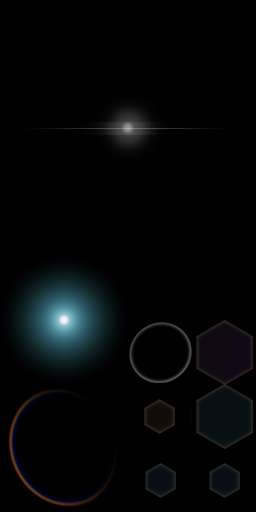
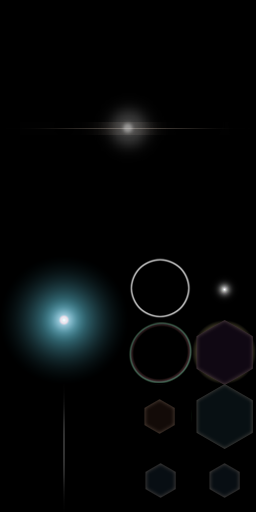
The second (256, 512) image is a revision of the first. Changes to its layers:
hid "Layer 3 copy" over left=130, top=258, right=256, bottom=384
added layer "Layer 11" (20%) above "Layer 10" over left=63, top=389, right=65, bottom=507
added layer "Layer 10" above "Layer 9" over left=8, top=388, right=117, bottom=507
